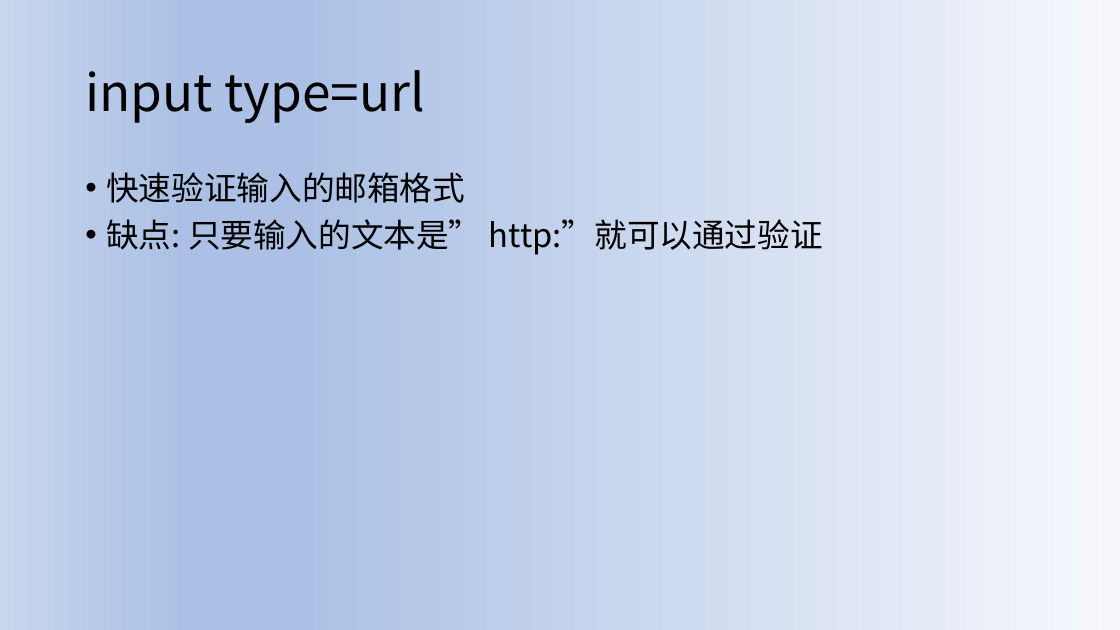
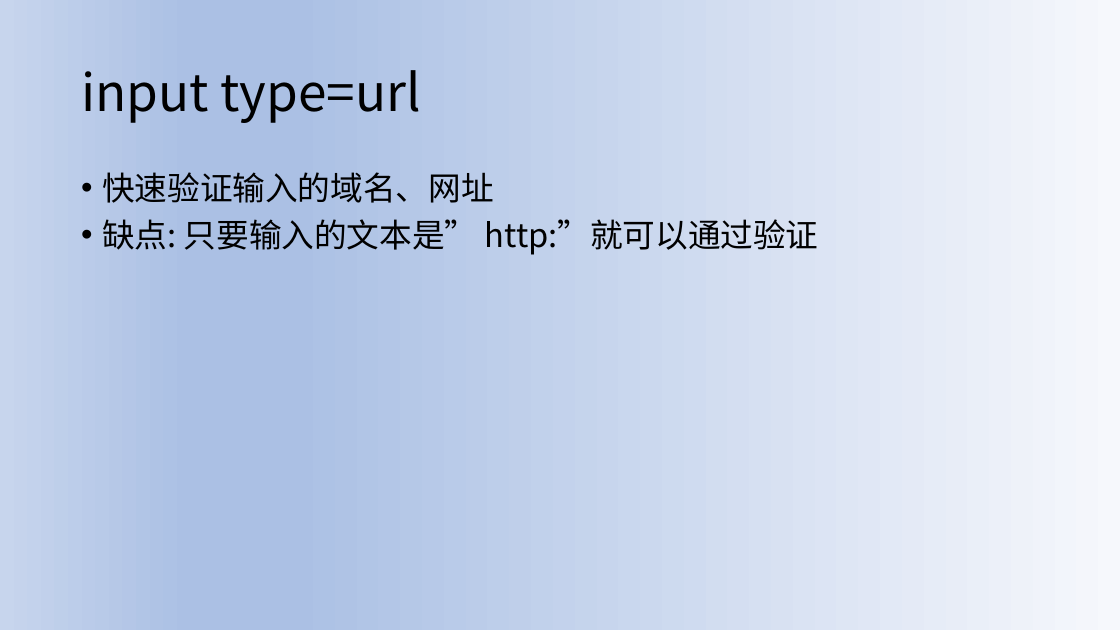
Before and after one commit to johnjackson/H5C3, a slide deck: slide 5 of 第2单元-表单/第二单元form表单.pptx. Drawn at 1120x630 pixels with LibreOffice and Linux fonts; fonts in the diff are those of the drawing. Boxes give left, top, right and bottom in pixels: in the first picture for what was removed or moved away, otherwise in the second. Text is boxed around its words. In the diff, an @@ line names an element or a change of style, - is before the commit and + after.

```diff
--- a/第2单元-表单/第二单元form表单.pptx
+++ b/第2单元-表单/第二单元form表单.pptx
@@ title "input type=url" moved from (x1=85, y1=70, x2=425, y2=123) to (x1=81, y1=70, x2=420, y2=123) @@
@@ text at (x1=102, y1=172, x2=493, y2=203): text changed @@
-• 快速验证输入的邮箱格式
+• 快速验证输入的域名、网址
```
Also in this commit, not shown: 10 other slides changed, 4 other files.
